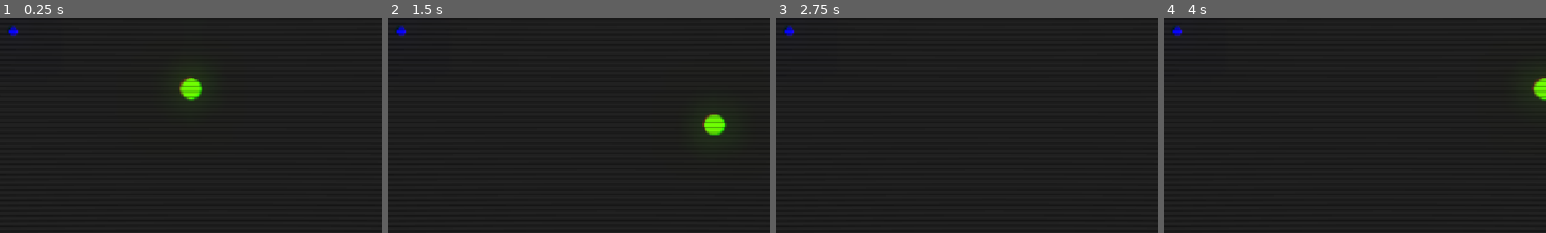
Above: before the commit, frames 1-4 (left to right).
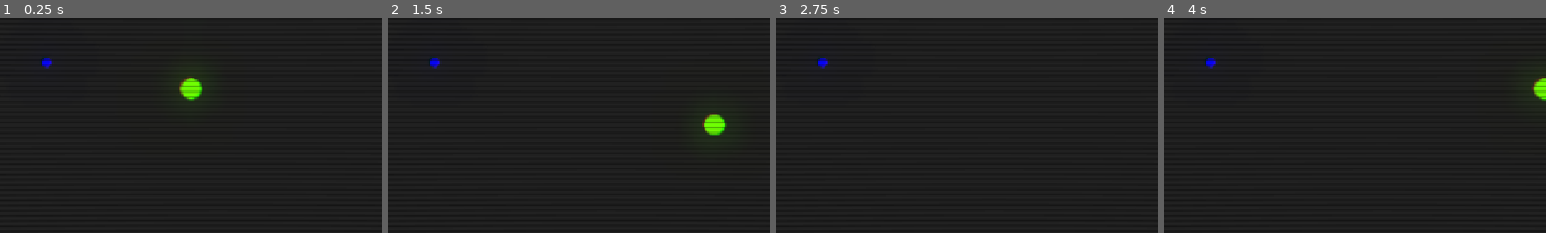
Above: after the commit, the same moments.

Repository: ktosox/GWJ80
Game: Godot game, scene res://level/test_level.tscn
Two runs of this game, one before a commit and one after it. Both use one fixed random seed, a clock stepped at 60 frames per second and the inputs below.
Inputs:
- Up to frame 1 (0.25 s): no input
- Up to frame 2 (1.5 s): tap Enter (ui_accept) at 0.5, 0.77 s; hold D (right) 0.53-1.28 s; hold Down (down) from 1.28 s (still down)
- Up to frame 3 (2.75 s): tap Enter (ui_accept) at 1.52 s; release Down (down) at 2.03 s; hold D (right) from 2.03 s (still down)
- Up to frame 4 (4 s): release D (right) at 2.78 s; hold W (up) 2.78-3.53 s; tap Enter (ui_accept) at 3.02, 3.77 s; hold A (left) from 3.53 s (still down)
The pictures show only the part of the screen within x 22-72%, y 29-79%; the shares and areas given below are measured in that part.

The runs differ from the first frame. In frame 1, 0.2% of the frame differs, in the area x 2-14%, y 3-24%; in frame 2, 0.2%; in frame 3, 0.2%; in frame 4, 0.2%.

Commit message:
ui for pickup

Diff:
--- a/Game/Global/game_manager.gd
+++ b/Game/Global/game_manager.gd
@@ -39,7 +39,10 @@
 
 func change_health(amount = 0): # - for health lost, + for health gained
 	current_health += amount
+	if(current_health > 5):
+		current_health = 5
 	emit_signal("health_changed",current_health)
+
 	if current_health < 1:
 		lose_game()
 	pass
@@ -69,7 +72,7 @@
 func enable_pick_up(pick_up_ : String):
 	pick_up_enabled = true
 	pick_up = pick_up_
-	if(pick_up_ == "health"):
+	if(pick_up_ == "health" and current_health <=5):
 		change_health(2)
 	elif(pick_up == "speed"):
 		emit_signal("speed_changed", false)
--- /dev/null
+++ b/Game/UI/pick_up_ui.gd
@@ -0,0 +1,24 @@
+extends Sprite2D
+
+const PLUS_HEALTH_PICKUP = preload("res://pick_up/plus_health_pickup.png")
+const SHIELD_PICKUP = preload("res://pick_up/shield_pickup.png")
+const SPEED = preload("res://pick_up/speed.png")
+const GRAVITY_FX = preload("res://pick_up/gravity_fx.png")
+const CLEANER_PICKUP = preload("res://pick_up/cleaner_pickup.png")
+
+# Called when the node enters the scene tree for the first time.
+func _ready() -> void:
+	pass # Replace with function body.
+
+
+# Called every frame. 'delta' is the elapsed time since the previous frame.
+func _process(delta: float) -> void:
+	if(GameManager.pick_up_enabled):
+		if(GameManager.pick_up == "speed"):
+			texture = SPEED
+		elif(GameManager.pick_up == "shield"):
+			texture = SHIELD_PICKUP
+		elif(GameManager.pick_up == "gravity_fx"):
+			texture = GRAVITY_FX
+	elif(!GameManager.pick_up_enabled):
+		texture = null
--- a/Game/UI/ui.tscn
+++ b/Game/UI/ui.tscn
@@ -8,6 +8,7 @@
 [ext_resource type="Texture2D" uid="uid://djda02mtoughq" path="res://UI/3_hearts.png" id="7_4fiuh"]
 [ext_resource type="Texture2D" uid="uid://c6whu1ryhn42r" path="res://shapes/fixed square.png" id="7_c7tqi"]
 [ext_resource type="Shader" path="res://UI/screen_shader.gdshader" id="7_cbfhl"]
+[ext_resource type="Script" uid="uid://u27fd3rxkx1a" path="res://UI/pick_up_ui.gd" id="8_4fiuh"]
 
 [sub_resource type="Environment" id="Environment_c7tqi"]
 background_mode = 3
@@ -131,8 +132,10 @@
 texture_progress = ExtResource("7_4fiuh")
 tint_under = Color(0.144063, 0.144063, 0.144063, 1)
 
-[node name="pick_up" type="Sprite2D" parent="Layout"]
+[node name="pick_up_ui" type="Sprite2D" parent="Layout"]
+position = Vector2(45, 131)
 scale = Vector2(0.4, 0.4)
+script = ExtResource("8_4fiuh")
 
 [node name="ScreenShader" type="ColorRect" parent="."]
 material = SubResource("ShaderMaterial_kopq5")
--- a/Game/level/test_level.gd
+++ b/Game/level/test_level.gd
@@ -11,7 +11,7 @@
 var enemy_spawners : Array
 
 var pickup_enemy_count : int = 0
-var pickup_enemy_max = 4
+var pickup_enemy_max = 1
 
 func _ready() -> void:
 	#Global.save_game()
--- a/Game/level/test_level.tscn
+++ b/Game/level/test_level.tscn
@@ -82,7 +82,7 @@
 texture = ExtResource("5_22gpc")
 
 [node name="pickup" parent="." instance=ExtResource("6_xowea")]
-position = Vector2(297, 231)
+position = Vector2(353, 283)
 
 [connection signal="timeout" from="wave_timer" to="." method="_on_wave_timer_timeout"]
 [connection signal="timeout" from="spawn_timer" to="." method="_on_spawn_timer_timeout"]
Not shown, added: Game/UI/pick_up_ui.gd.uid
Not shown: 1 places in Game/UI/ui.tscn that only renumber resources
